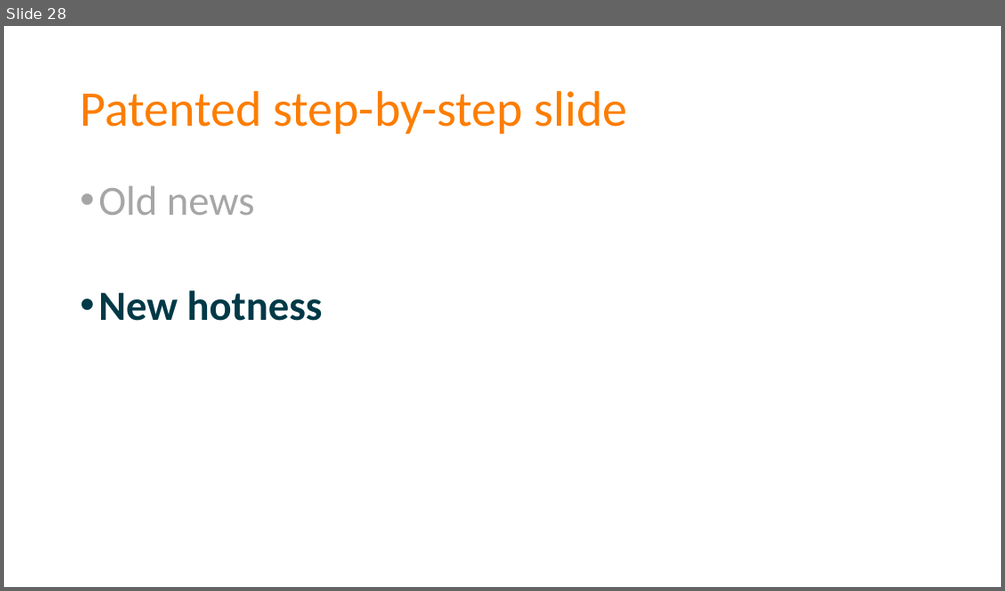
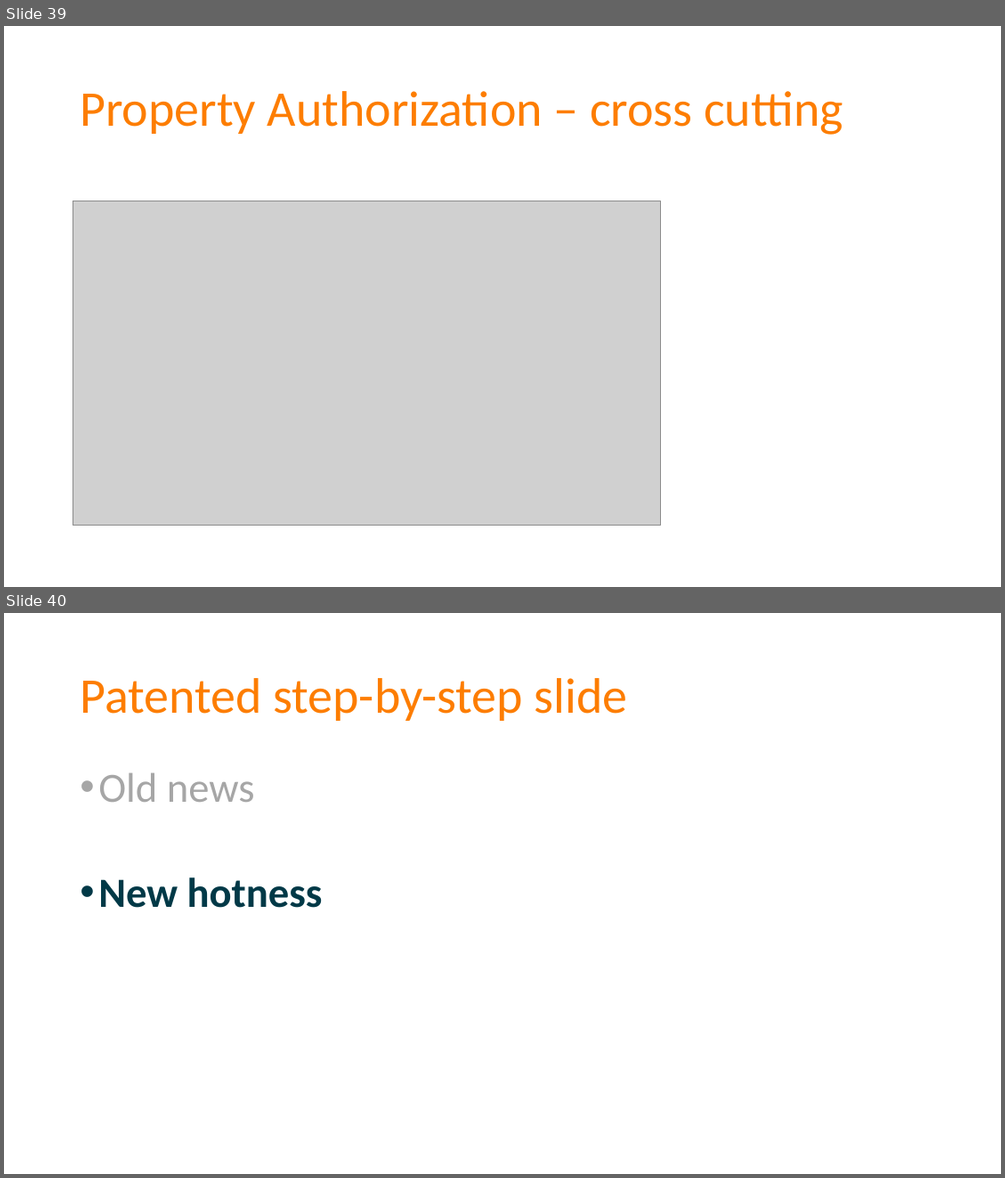
Before and after one commit to spetryjohnson/Talk---Dont-Write-Secure-Code-Design-Secure-Systems, a slide deck: Secure Systems - CodeMash 2017.pptx. Shown one above the other, each under a label of ours: slide 28 before the commit, slides 39 and 40 after it. The pictures are 1005x591 and 1005x1178 pixels, drawn with LibreOffice and Linux fonts; fonts in the diff are those of the drawing; grey boxes stand for pictures. Boxes give left, top, right and bottom in pixels: in the first picture for what was removed or moved away, otherwise in the second. Text is boxed around its words. In the diff, an @@ line names an element or a change of style, - is before the commit and + after.

Commit message:
Added authorization to PPT and narrative

```diff
--- a/Secure Systems - CodeMash 2017.pptx
+++ b/Secure Systems - CodeMash 2017.pptx
@@ slide 39 added at (x1=4, y1=26, x2=1001, y2=587), background #FFFFFF @@
@@ title added at (x1=80, y1=91, x2=843, y2=135), 48 pt, text #FD7D00 @@
+Property Authorization – cross cutting
@@ picture added at (x1=73, y1=201, x2=661, y2=525) @@
@@ what was slide 28 is now slide 40 @@
```
Also in this commit, not shown: 9 slides changed, 6 other slides added, 1 other file.
